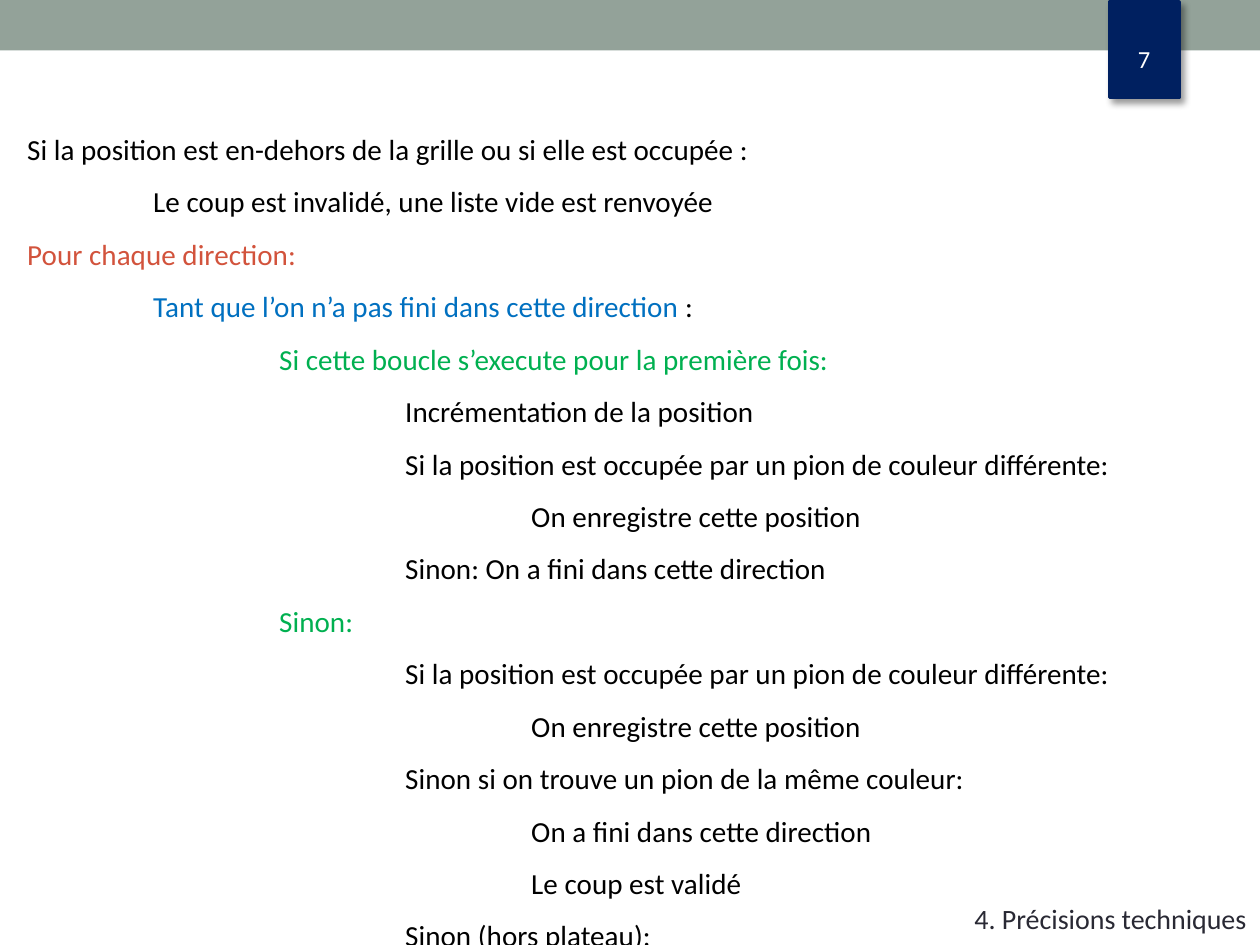
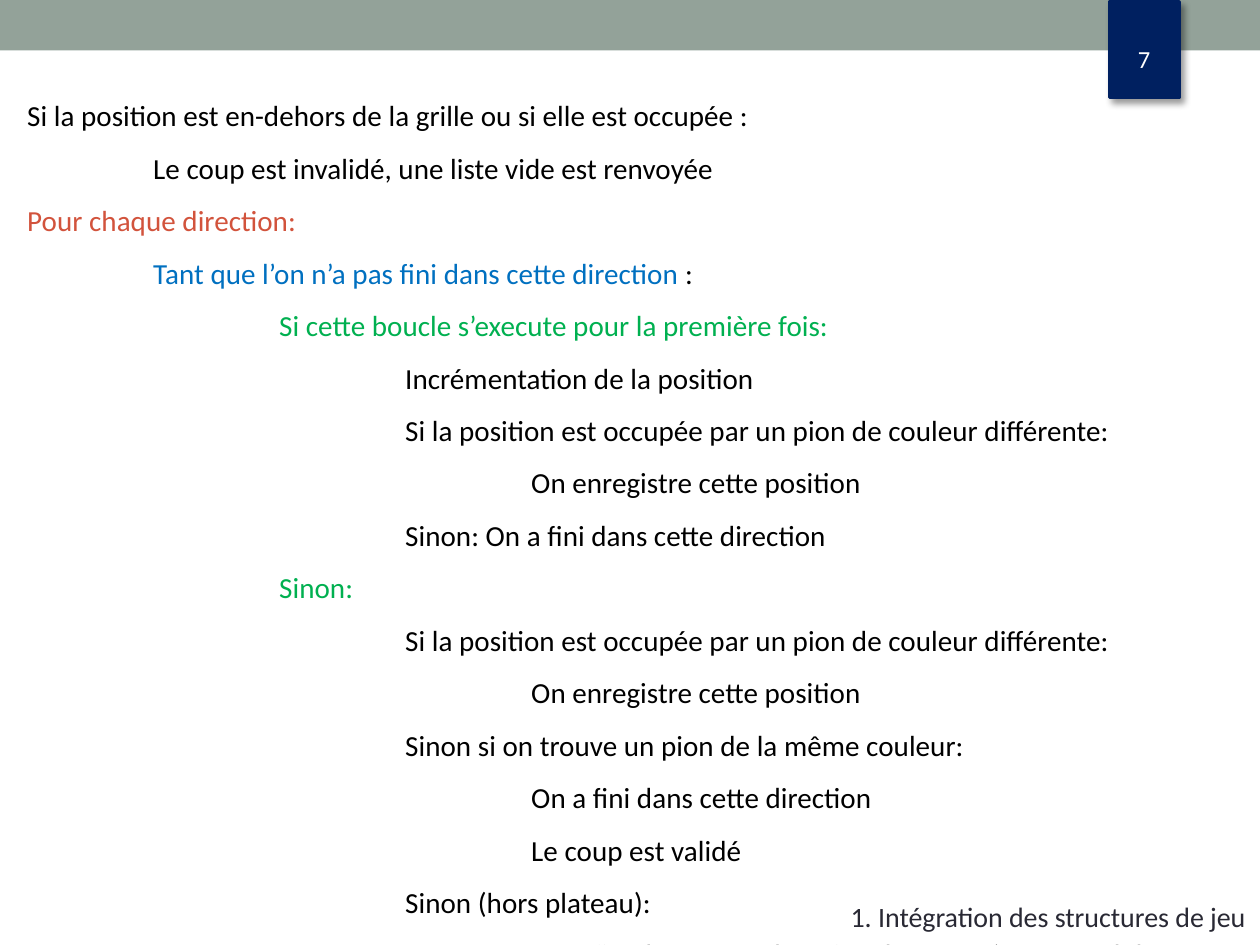
Before and after one commit to dupondth/othello, a slide deck: slide 7 of diapo_oral.pptx. Drawn at 1260x945 pixels with LibreOffice and Linux fonts; fonts in the diff are those of the drawing. Boxes give left, top, right and bottom in pixels: in the first picture for what was removed or moved away, otherwise in the second. Text is boxed around its words. In the diff, an @@ line names an element or a change of style, - is before the commit and + after.

```diff
--- a/diapo_oral.pptx
+++ b/diapo_oral.pptx
@@ text "Si la position est en-dehors ..." rewrapped from box(27, 139, 1108, 899) to box(27, 105, 1108, 918) @@
@@ text added at box(851, 907, 1245, 932), 16 pt, text #292934 @@
+1. Intégration des structures de jeu
@@ text removed at box(974, 909, 1247, 934) @@
-4. Précisions techniques
```
Also in this commit, not shown: 6 other slides changed, 1 slide added, 1 slide removed.
